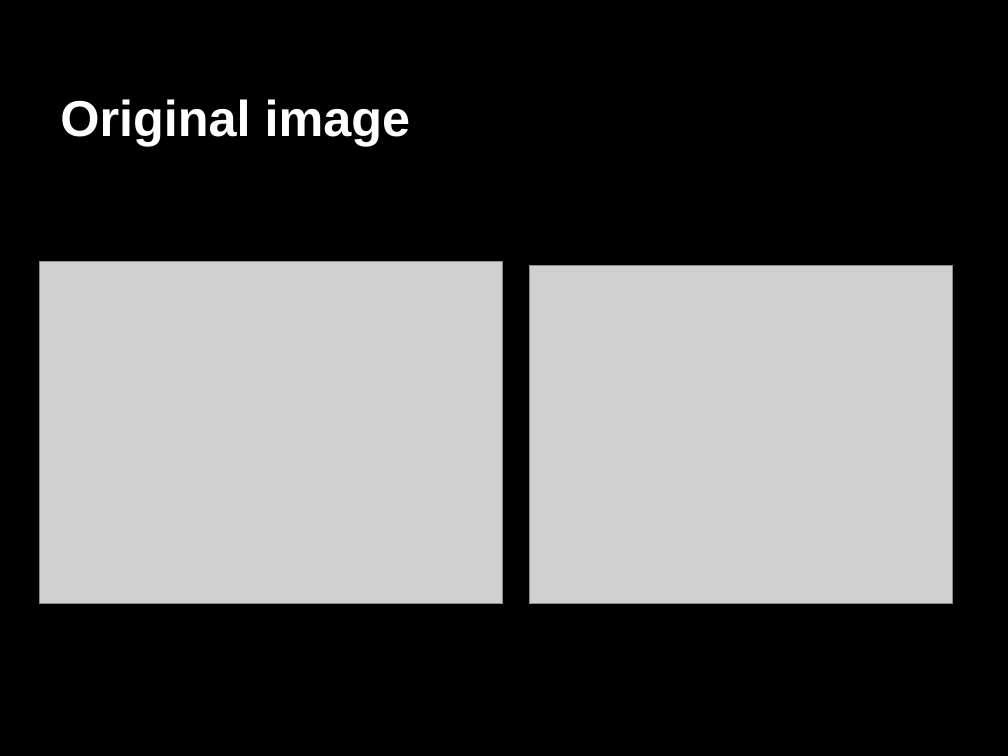
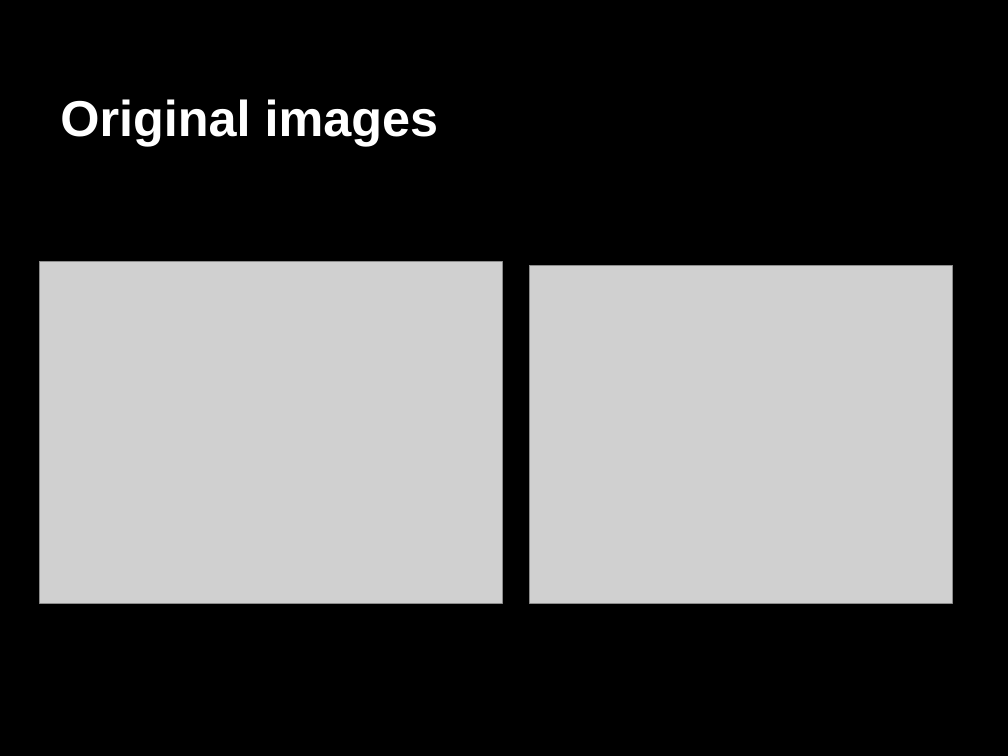
Before and after one commit to mutual-ai/vessel-segmentation-ssip2012, a slide deck: slide 5 of presentation/Vessel_presentation.odp (slide 6 before the commit). Drawn at 1008x756 pixels with LibreOffice and Linux fonts; fonts in the diff are those of the drawing; grey boxes stand for pictures. Boxes give left, top, right and bottom in pixels: in the first picture for what was removed or moved away, otherwise in the second. Text is boxed around its words. In the diff, an @@ line names an element or a change of style, - is before the commit and + after.

```diff
--- a/presentation/Vessel_presentation.odp
+++ b/presentation/Vessel_presentation.odp
@@ title at (60,99,439,145): text changed @@
-Original image
+Original images
```
Also in this commit, not shown: 11 other slides changed, 3 slides added, 3 slides removed, 1 other file.
